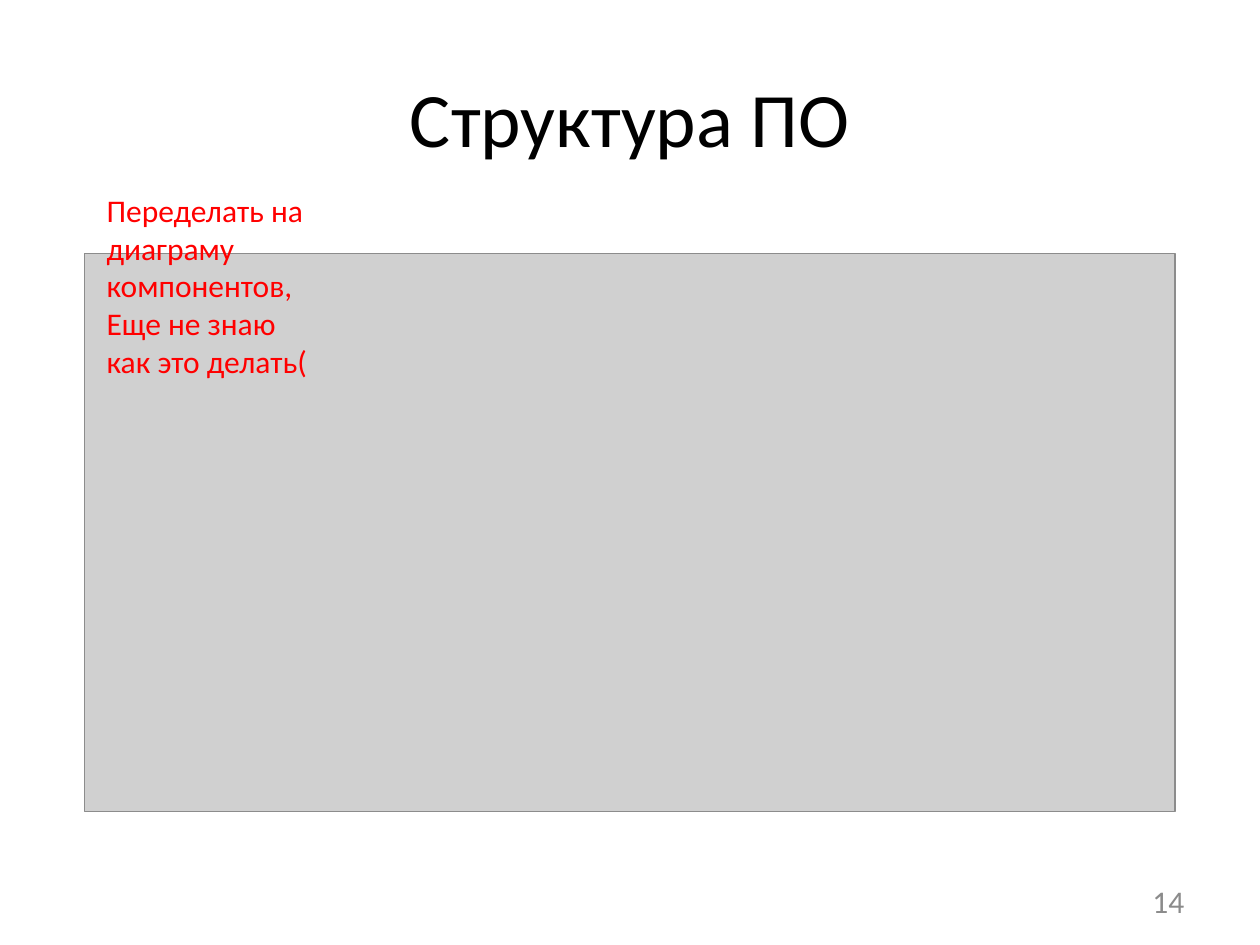
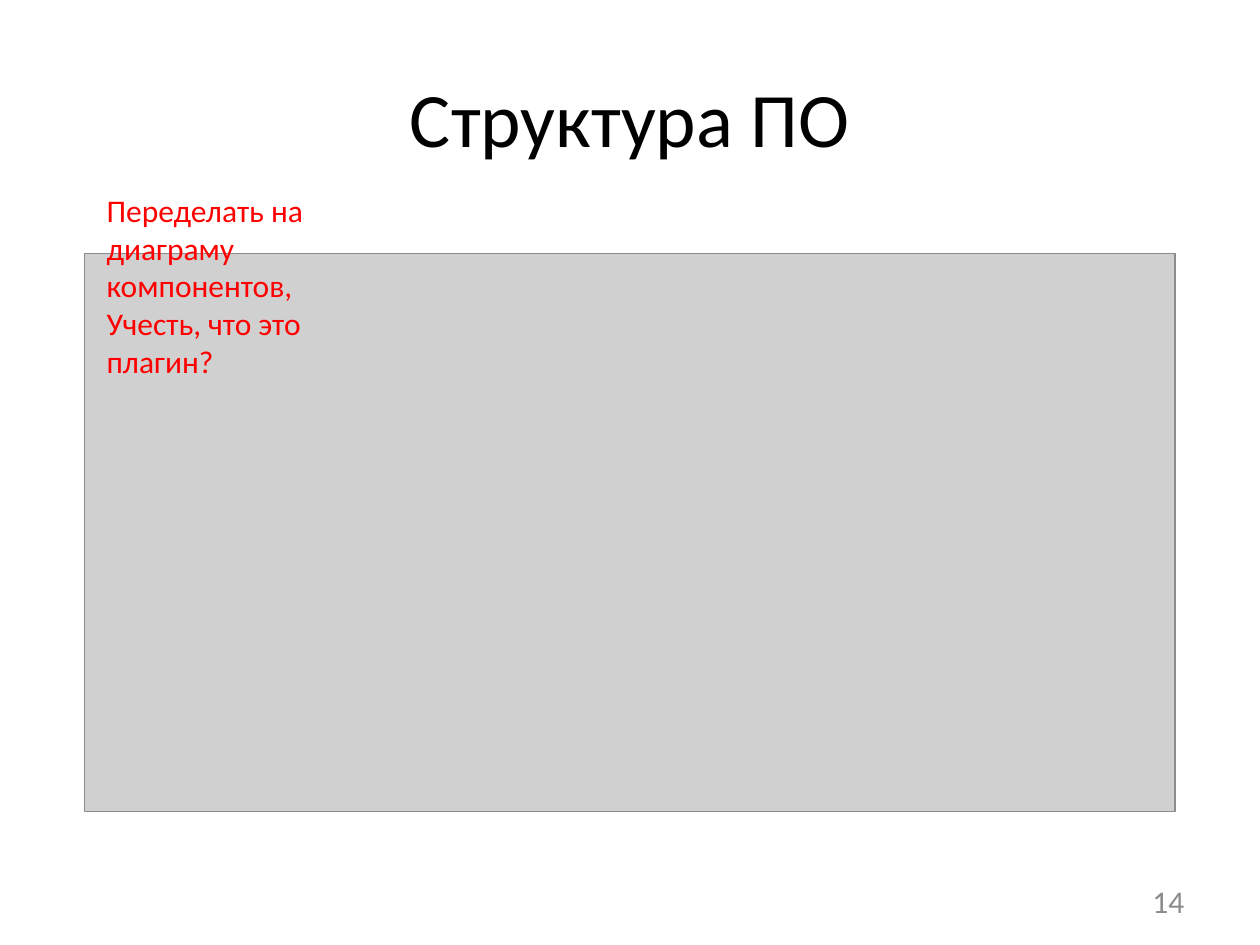
Before and after one commit to afrolovskiy/diplom, a slide deck: slide 14 of presentations/diplom/static race detection.pptx. Drawn at 1260x945 pixels with LibreOffice and Linux fonts; fonts in the diff are those of the drawing; grey boxes stand for pictures. Boxes give left, top, right and bottom in pixels: in the first picture for what was removed or moved away, otherwise in the second. Text is boxed around its words. In the diff, an @@ line names an element or a change of style, - is before the commit and + after.

```diff
--- a/presentations/diplom/static race detection.pptx
+++ b/presentations/diplom/static race detection.pptx
@@ text at [107,314,300,374]: text changed @@
-Еще не знаю как это делать(
+Учесть, что это плагин?
```
Also in this commit, not shown: 3 other slides changed, 1 other file.
